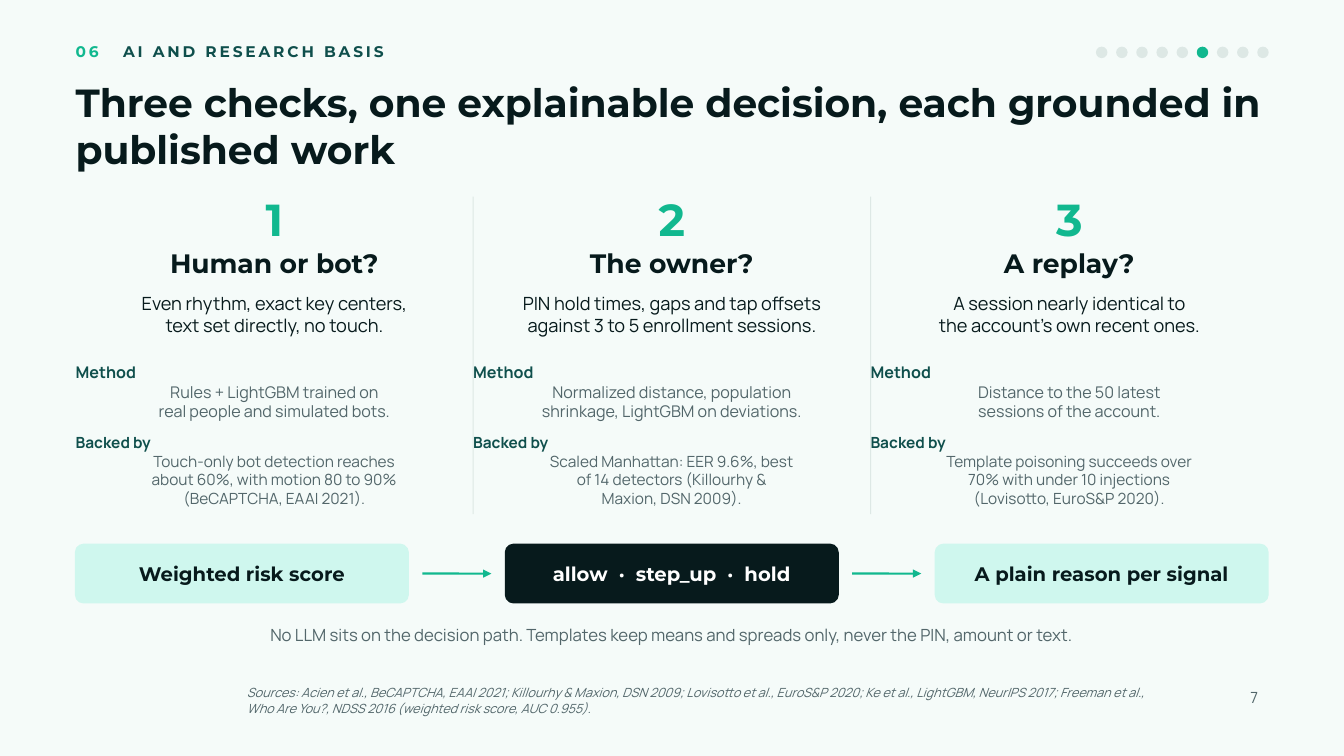
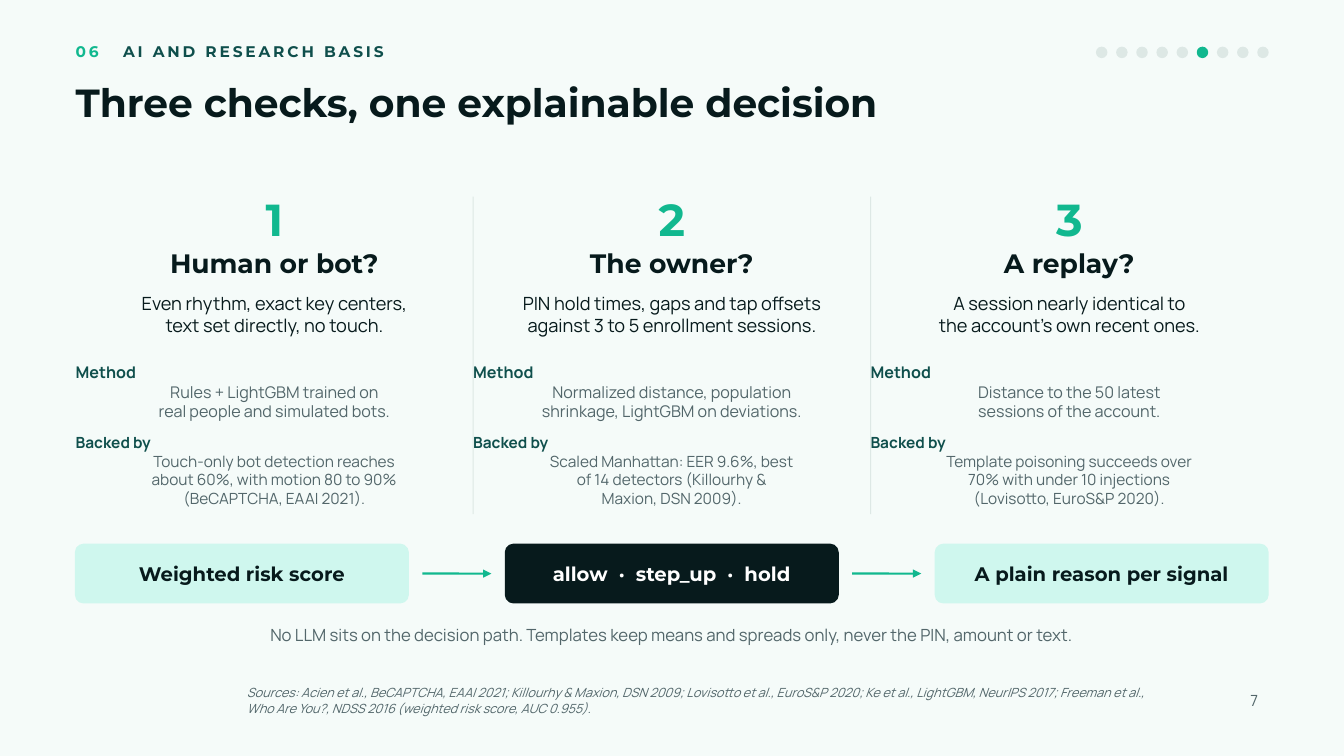
Before and after one commit to Odylytics/Innate_Odylytics, a slide deck: slide 7 of submission/Slide/Innate-slides.pptx. Drawn at 1344x756 pixels with LibreOffice and Linux fonts; fonts in the diff are those of the drawing; background and template pictures are left out. Boxes give left, top, right and bottom in pixels: in the first picture for what was removed or moved away, otherwise in the second. Text is boxed around its words. In the diff, an @@ line names an element or a change of style, - is before the commit and + after.

```diff
--- a/submission/Slide/Innate-slides.pptx
+++ b/submission/Slide/Innate-slides.pptx
@@ title at <box>76,86,877,125</box>: text changed @@
-Three checks, one explainable decision, each grounded in published work
+Three checks, one explainable decision
```
Also in this commit, not shown: 7 other slides changed, 6 other files.
